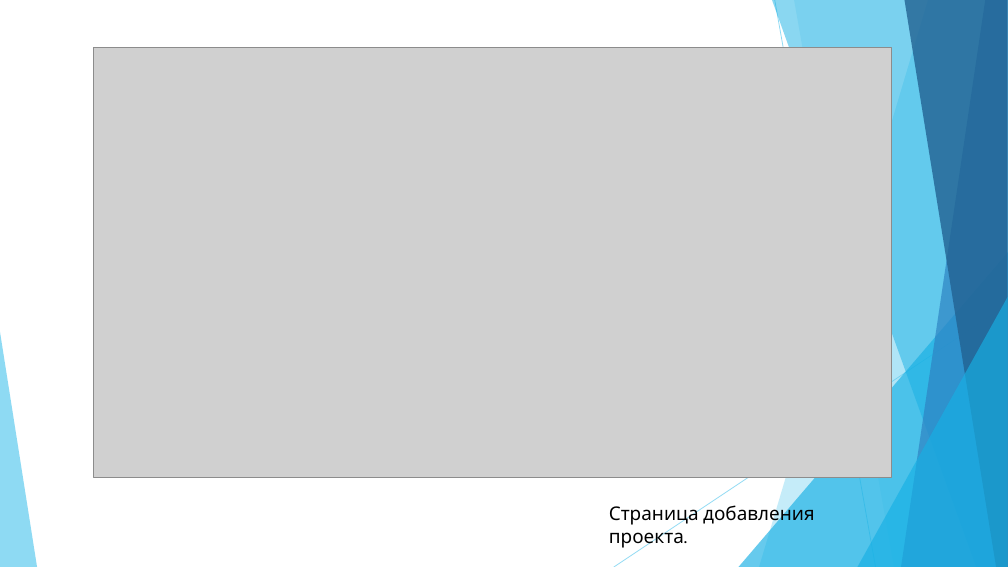
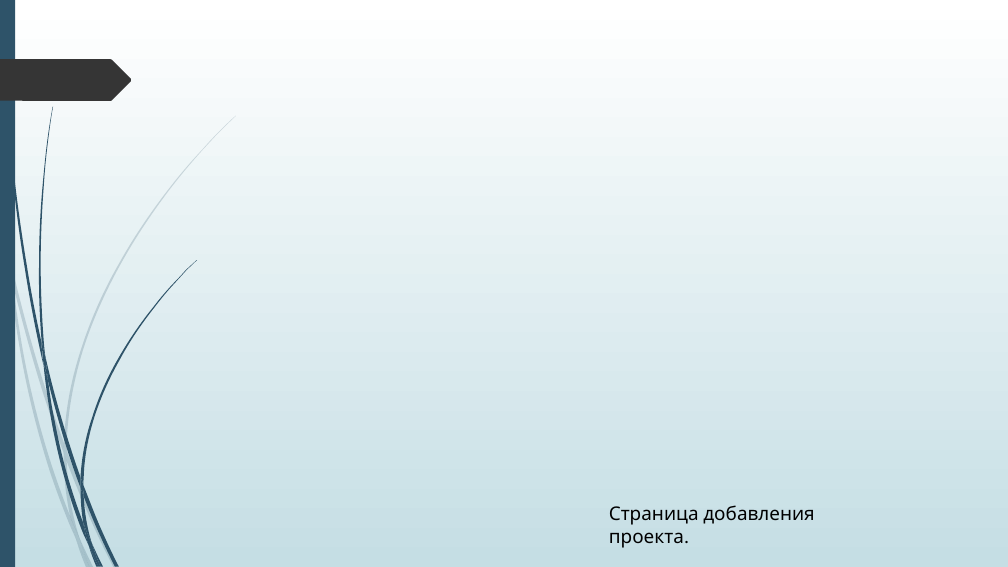
Before and after one commit to WildeG/ADOP, a slide deck: slide 13 of Павлов.pptx (slide 14 before the commit). Drawn at 1008x567 pixels with LibreOffice and Linux fonts; fonts in the diff are those of the drawing; grey boxes stand for pictures; background and template pictures are left out. Boxes give left, top, right and bottom in pixels: in the first picture for what was removed or moved away, otherwise in the second. Text is boxed around its words. In the diff, an @@ line names an element or a change of style, - is before the commit and + after.

```diff
--- a/Павлов.pptx
+++ b/Павлов.pptx
@@ background #FFFFFF to picture (left out) @@
@@ rectangle added at (x1=0, y1=0, x2=15, y2=567), fill #2E5369 @@
@@ freeform shape added at (x1=0, y1=59, x2=132, y2=101), fill #353535 @@
@@ picture removed at (x1=94, y1=48, x2=892, y2=477) @@
@@ group removed at (x1=0, y1=0, x2=1008, y2=567): 5 freeform shapes, 3 triangles, 2 lines @@
@@ text "Страница добавления проекта." at (x1=609, y1=505, x2=815, y2=548): font Karla to League Spartan @@
@@ group added at (x1=0, y1=116, x2=236, y2=567): 10 freeform shapes @@
@@ group added at (x1=2, y1=0, x2=197, y2=567): 12 freeform shapes @@
```
Also in this commit, not shown: 7 other slides changed, 6 slides added, 6 slides removed, 7 other files.
